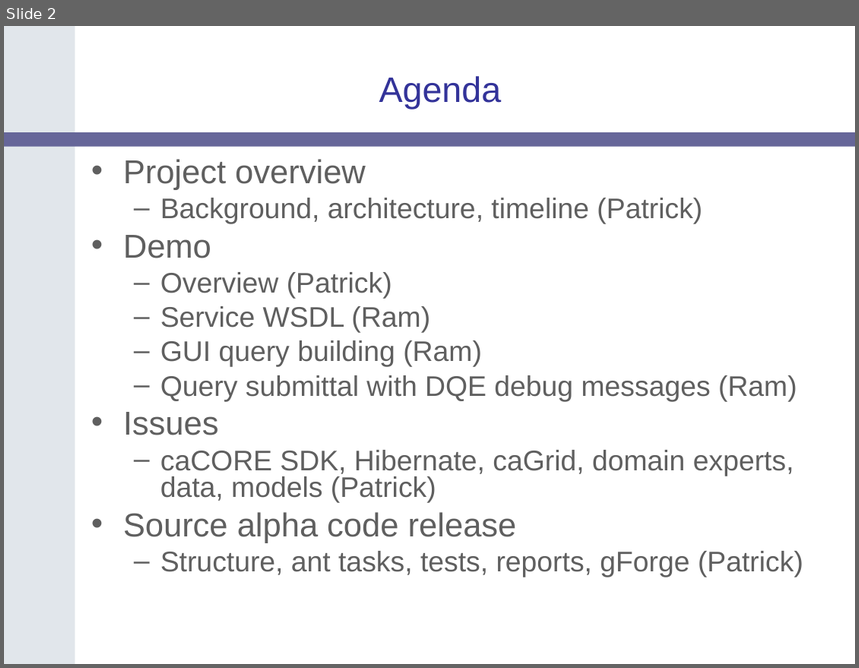
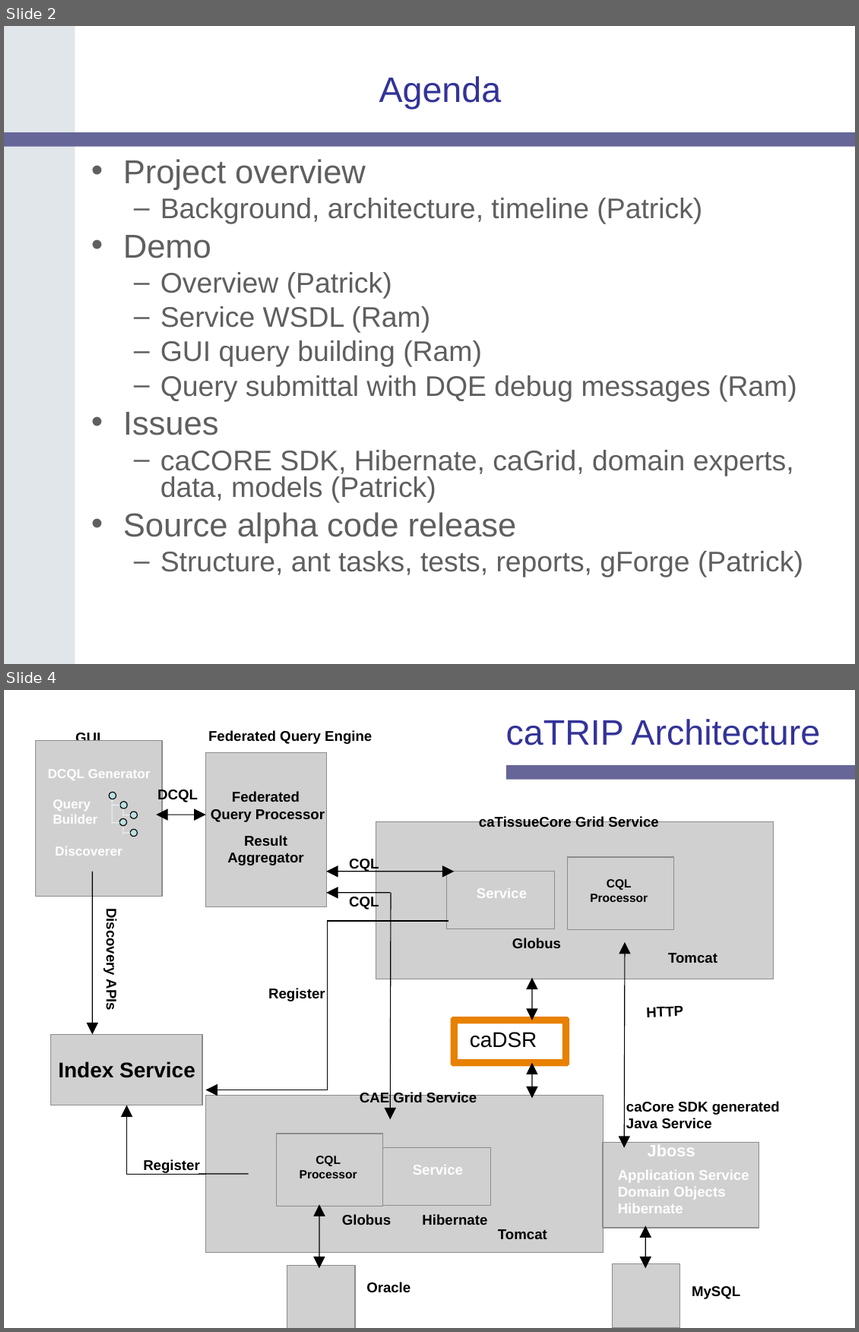
Before and after one commit to NCIP/catrip, a slide deck: catrip/documentation/presentations/catrip_alpha_demo_2006_08_11/catrip_alpha_demo_2006_08_11.ppt. Shown one above the other, each under a label of ours: slide 2 before the commit, slides 2 and 4 after it; the slides between them are not shown. The pictures are 859x668 and 859x1332 pixels, drawn with LibreOffice and Linux fonts; fonts in the diff are those of the drawing; grey boxes stand for pictures; background and template pictures are left out. Boxes give left, top, right and bottom in pixels: in the first picture for what was removed or moved away, otherwise in the second. Text is boxed around its words. In the diff, an @@ line names an element or a change of style, - is before the commit and + after.

```diff
--- a/catrip/documentation/presentations/catrip_alpha_demo_2006_08_11/catrip_alpha_demo_2006_08_11.ppt
+++ b/catrip/documentation/presentations/catrip_alpha_demo_2006_08_11/catrip_alpha_demo_2006_08_11.ppt
@@ slide 4 added at <box>4,690,855,1328</box>, background #FFFFFF; not listed: 2 template elements that a slide beside it also shows @@
@@ rectangle added at <box>4,690,855,1328</box>, fill #FFFFFF @@
@@ title added at <box>506,719,820,745</box>, 30 pt, text #333399 @@
+caTRIP Architecture
@@ rounded rectangle added at <box>506,765,855,780</box>, fill #666699 @@
@@ group added at <box>35,730,780,1328</box>: 31 texts, 12 pictures, 8 lines, 7 double arrows, 5 ellipses, 3 arrows, 2 elbow arrows, 1 rounded rectangle @@
+Oracle
+MySQL
+Globus Hibernate
+Tomcat
+CQL
+Processor
+Service
+caCore SDK generated
+Java Service
+Application Service
+Domain Objects
+Hibernate
+Jboss
+Globus
+Tomcat
+CQL
+Processor
+Service
+caDSR
+HTTP
+caTissueCore Grid Service
+CAE Grid Service
+Index Service
+Discovery APIs
+GUI
+DCQL Generator
+Discoverer
+Query
+Builder
+Register
+Register
+Federated Query Engine
+CQL
+DCQL
+Federated
+Query Processor
+Result
+Aggregator
+CQL
```
Also in this commit, not shown: 9 slides changed, 3 other slides added, 2 slides removed.
